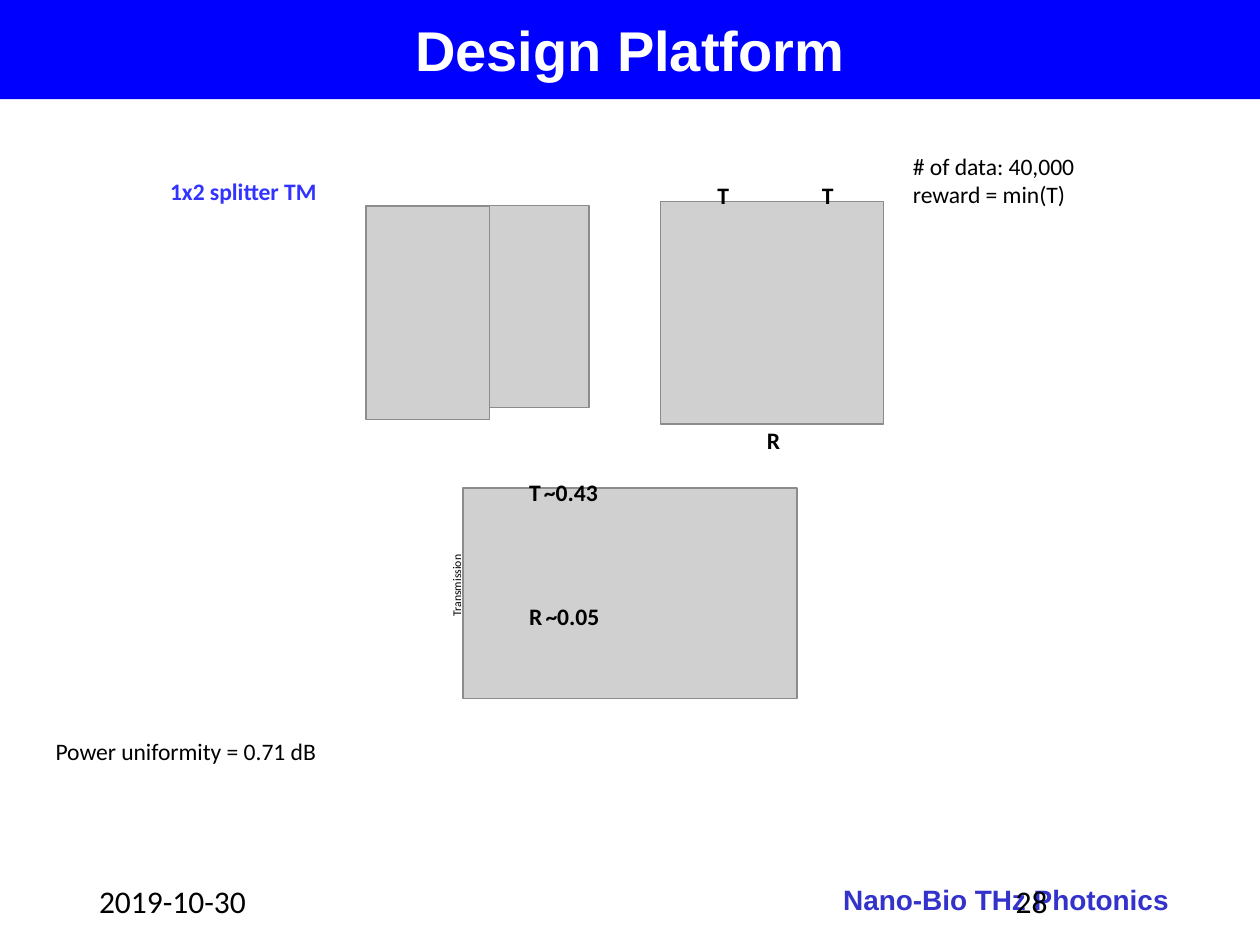
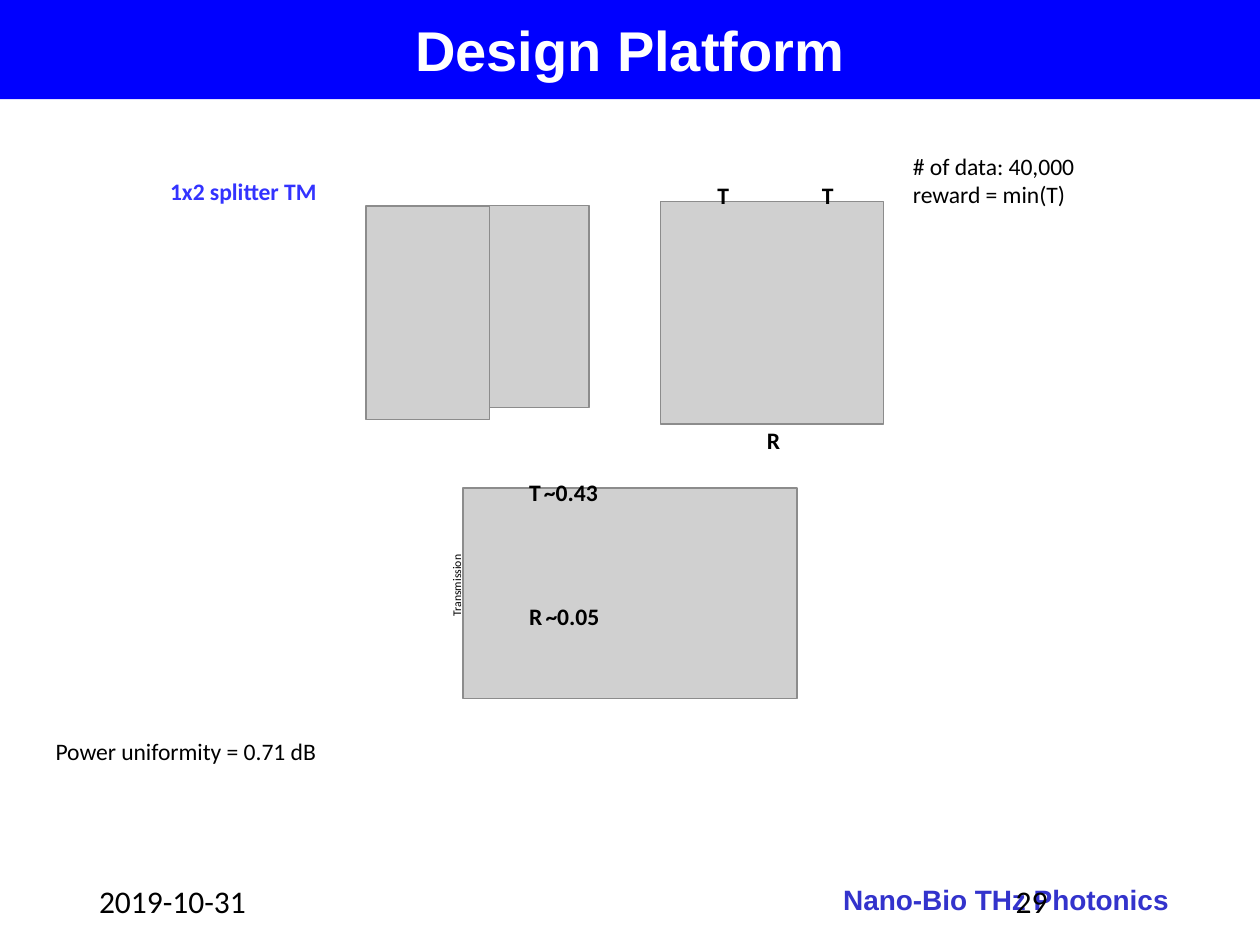
Before and after one commit to jglee96/NBTP_Lab, a slide deck: slide 29 of 개인/석사학위논문/Thesis_Presentation_v2.pptx (slide 28 before the commit). Drawn at 1260x945 pixels with LibreOffice and Linux fonts; fonts in the diff are those of the drawing; grey boxes stand for pictures; background and template pictures are left out. Boxes give left, top, right and bottom in pixels: in the first picture for what was removed or moved away, otherwise in the second. Text is boxed around its words. In the diff, an @@ line names an element or a change of style, - is before the commit and + after.

Commit message:
update

```diff
--- a/개인/석사학위논문/Thesis_Presentation_v2.pptx
+++ b/개인/석사학위논문/Thesis_Presentation_v2.pptx
@@ text at bbox=[99, 892, 246, 914]: text changed @@
-2019-10-30
+2019-10-31
@@ page number at bbox=[1016, 890, 1048, 913]: text changed @@
-28
+29
```
Also in this commit, not shown: 1 slide added.
